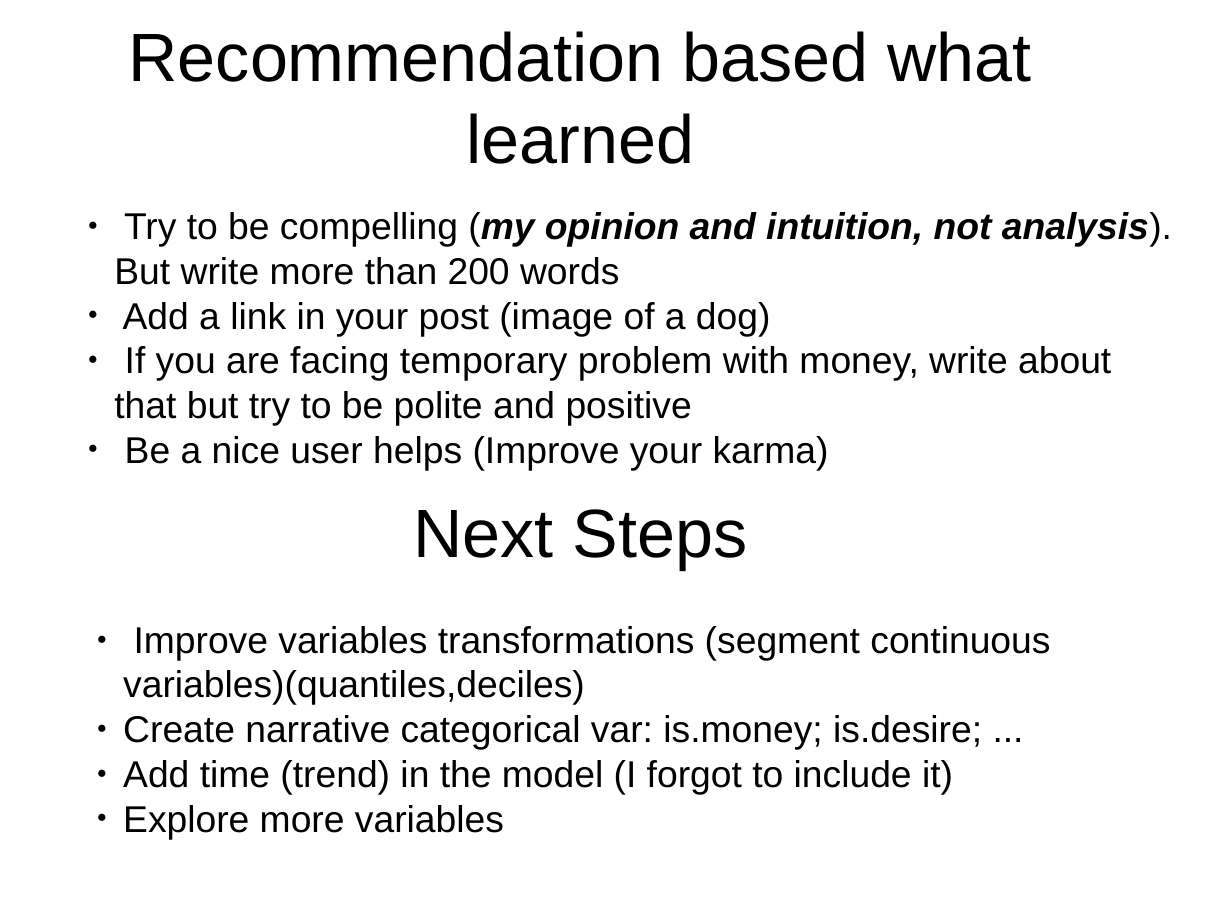
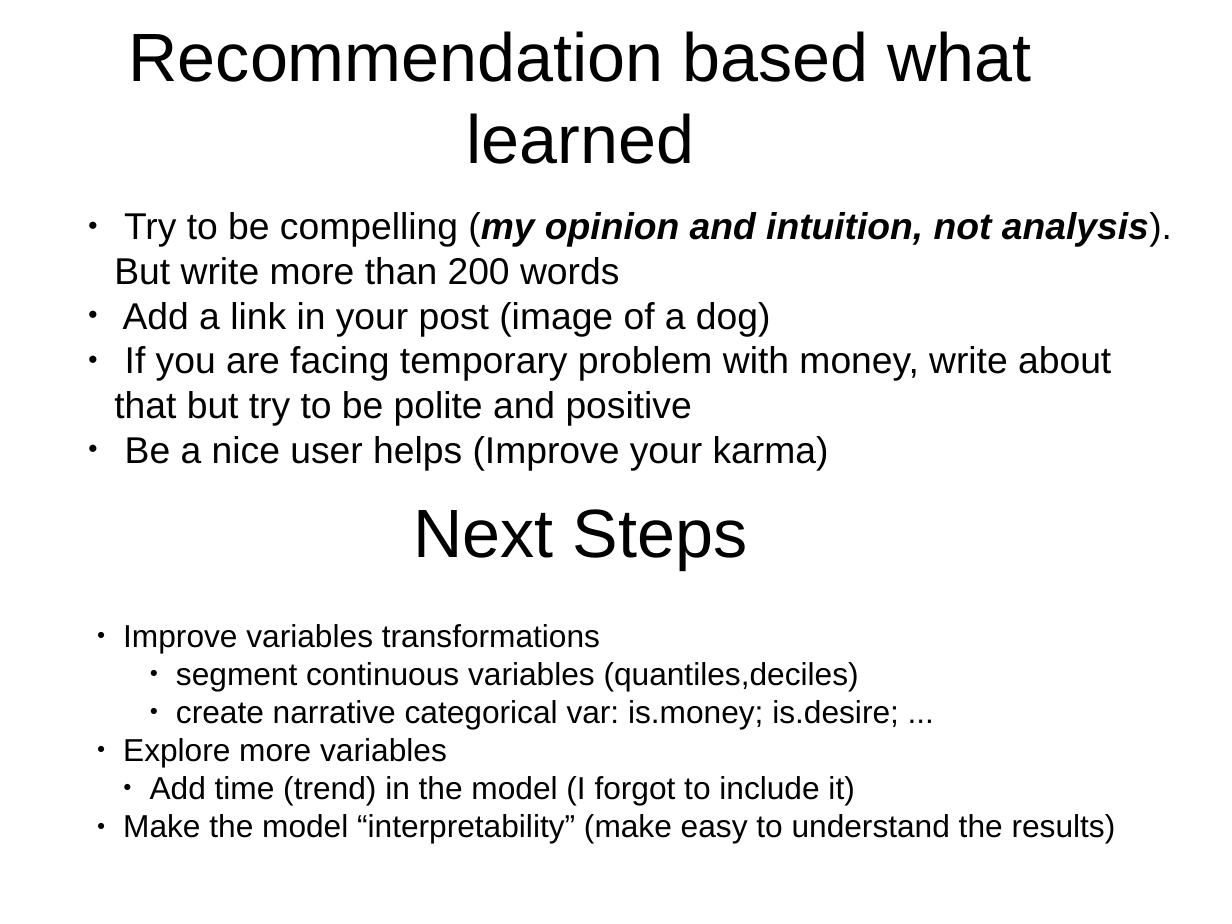
Before and after one commit to leandroohf/raop, a slide deck: slide 11 of doc/pres/pres.odp (slide 10 before the commit). Drawn at 1232x924 pixels with LibreOffice and Linux fonts; fonts in the diff are those of the drawing. Boxes give left, top, right and bottom in pixels: in the first picture for what was removed or moved away, otherwise in the second. Text is boxed around its words. In the diff, an @@ line names an element or a change of style, - is before the commit and + after.

Commit message:
doc: Review pres
* Add Overview
* Add Goals (What question I want to answer?)
* Review Conclusion (Recomendation n next steps)

```diff
--- a/doc/pres/pres.odp
+++ b/doc/pres/pres.odp
@@ text at (x1=123, y1=624, x2=899, y2=767): text changed; size 24 to 20.4 pt @@
-        ● Improve variables transformations (segment continuous variables)(quantiles,deciles)
-        ● Create narrative categorical var: is.money; is.desire; ...
+        ● Improve variables transformations
+            ● segment continuous variables (quantiles,deciles)
+            ● create narrative categorical var: is.money; is.desire; ...
+        ● Explore more variables
@@ text at (x1=150, y1=776, x2=854, y2=805): size 24 to 20.4 pt in "Add time (trend) in the model (I ..."; list level 5 to 6 in "Add time (trend) in the ..." @@
@@ text at (x1=123, y1=814, x2=1116, y2=843): text changed; size 24 to 20.4 pt @@
-        ● Explore more variables
+        ● Make the model “interpretability” (make easy to understand the results)
```
Also in this commit, not shown: 3 other slides changed, 1 slide added.
